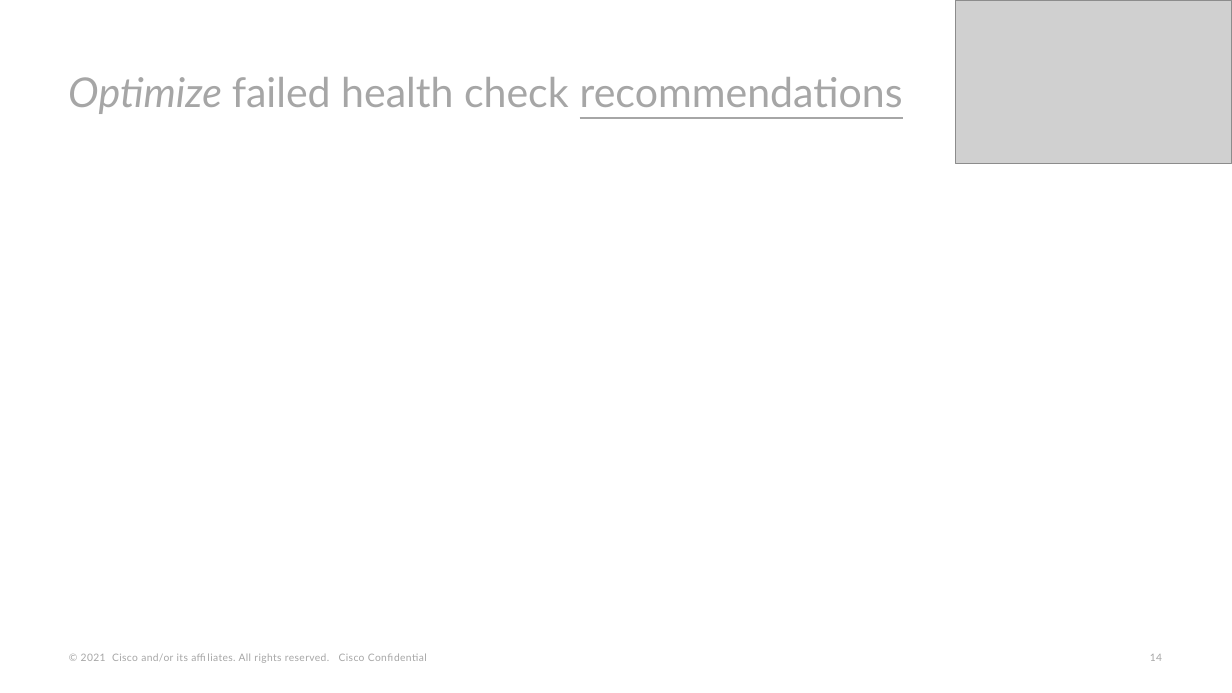
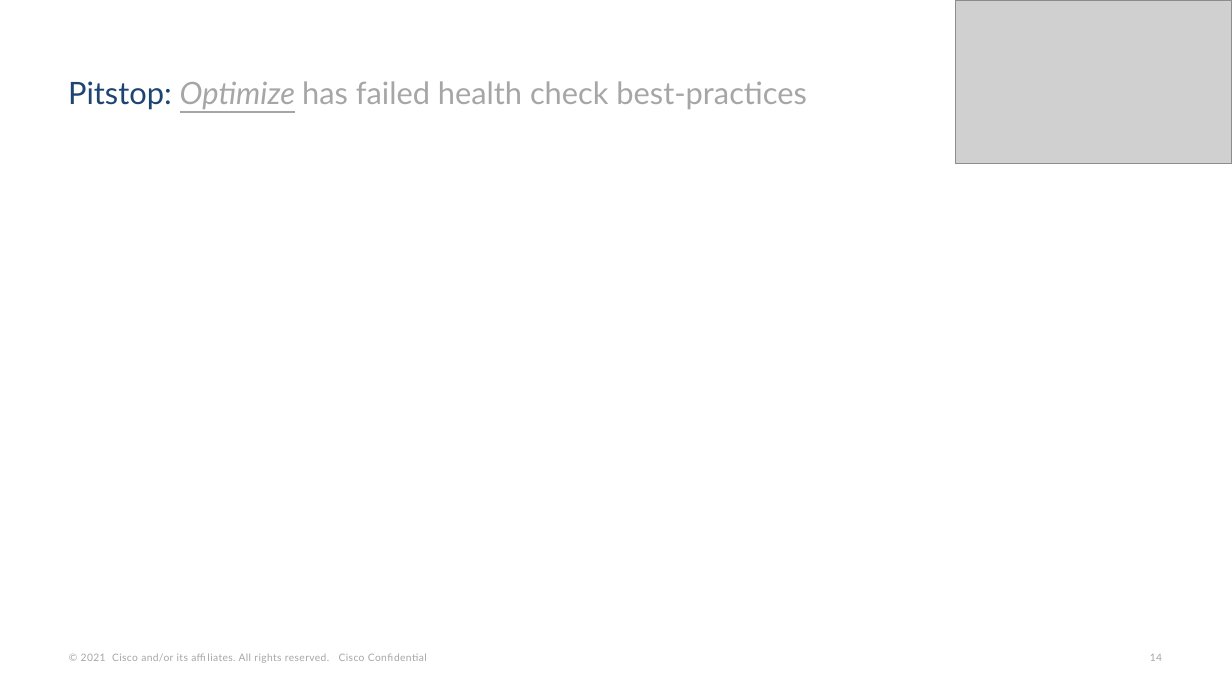
Before and after one commit to Appdynamics/config-assessment-tool, a slide deck: slide 14 of backend/resources/pptAssets/HybridApplicationMonitoringUseCase_template.pptx. Drawn at 1232x693 pixels with LibreOffice and Linux fonts; fonts in the diff are those of the drawing; grey boxes stand for pictures; background and template pictures are left out. Boxes give left, top, right and bottom in pixels: in the first picture for what was removed or moved away, otherwise in the second. Text is boxed around its words. In the diff, an @@ line names an element or a change of style, - is before the commit and + after.

```diff
--- a/backend/resources/pptAssets/HybridApplicationMonitoringUseCase_template.pptx
+++ b/backend/resources/pptAssets/HybridApplicationMonitoringUseCase_template.pptx
@@ title at <box>68,81,807,110</box>: text changed; size 32 to 24 pt @@
-Optimize failed health check recommendations
+Pitstop: Optimize has failed health check best-practices
```
Also in this commit, not shown: 11 other slides changed, 2 other files.
